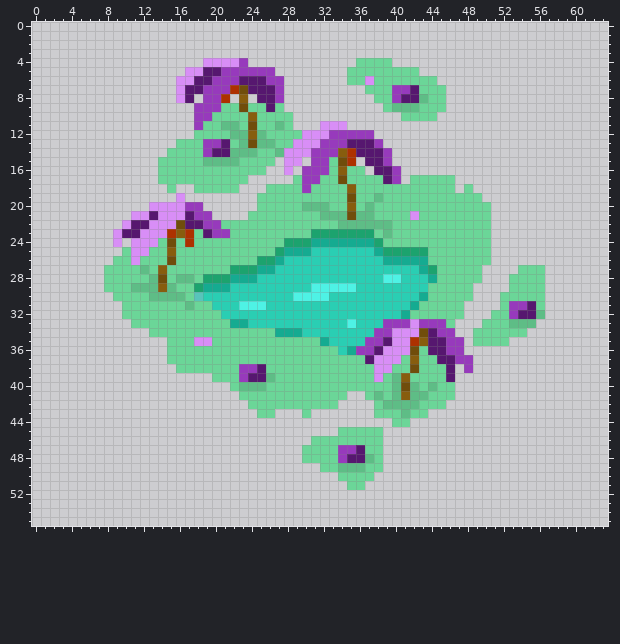
One commit to this pixel-art sprite: Images.Tilesets/TileSets/HexaRealm/Tiles/Oasis.png. Above: the version before the commit.
The file is 64x56 pixels.
Now the later version:
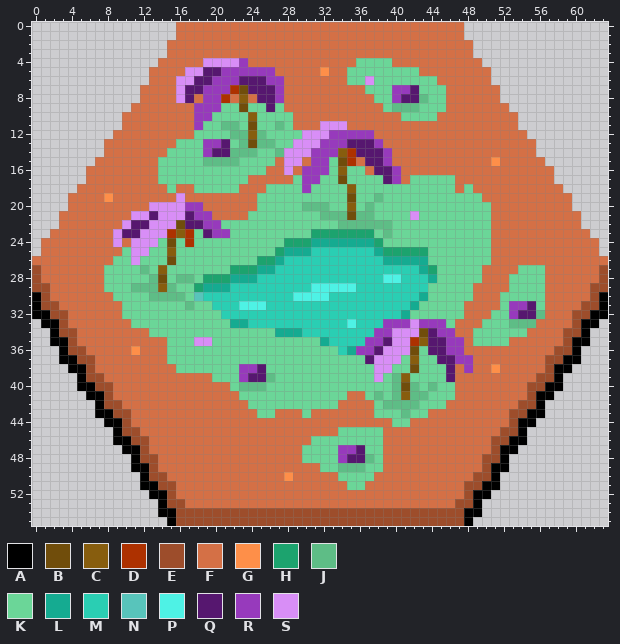
Palette (. is transparent): A #000000  B #704d0b  C #875d0e  D #ad3100  E #9d4d2b  F #d47046  G #fe8f49  H #1ca36e  J #5ebd86  K #6bd698  L #15ab91  M #2aceb3  N #58c4bb  P #4ef2e5  Q #56176f  R #973abc  S #d88ef6
Diff:
Changed rows in their new state; - is an unchanged pixel.
first column x 0:
 0 ----------------FFFFFFFFFFFFFFFFFFFFFFFFFFFFFFFF----------------
 1 ----------------FFFFFFFFFFFFFFFFFFFFFFFFFFFFFFFF----------------
 2 ---------------FFFFFFFFFFFFFFFFFFFFFFFFFFFFFFFFFF---------------
 3 ---------------FFFFFFFFFFFFFFFFFFFFFFFFFFFFFFFFFF---------------
 4 --------------FFFFF-----FFFFFFFFFFFF----FFFFFFFFFF--------------
 5 -------------FFFF----------FFFFFGFF--------FFFFFFFF-------------
 6 -------------FFF------------FFFFFFF----------FFFFFF-------------
 7 ------------FFFF------------FFFFFFFFF---------FFFFFF------------
 8 ------------FFFF--F---F-F---FFFFFFFFFF--------FFFFFF------------
 9 -----------FFFFFFF----------FFFFFFFFFFF-------FFFFFFF-----------
10 ----------FFFFFFFF-----------FFFFFFFFFFFF----FFFFFFFFF----------
11 ----------FFFFFFFF-----------FFF---FFFFFFFFFFFFFFFFFFF----------
12 ---------FFFFFFFFF--------------------FFFFFFFFFFFFFFFFF---------
13 --------FFFFFFFF-----------------------FFFFFFFFFFFFFFFFF--------
14 --------FFFFFFF-------------------------FFFFFFFFFFFFFFFF--------
15 -------FFFFFFF-------------F--F-----F---FFFFFFFFFFFGFFFFF-------
16 ------FFFFFFFF------------FF-F-------F---FFFFFFFFFFFFFFFFF------
17 ------FFFFFFFF----------FFFFF------------F-----FFFFFFFFFFF------
18 -----FFFFFFFFFF-FF-----FFF---------------------F-FFFFFFFFFF-----
19 ----FFFFGFFFFFFF-FFFFFFFF-------------------------FFFFFFFFFF----
20 ----FFFFFFFFF------FFFFFF--------------------------FFFFFFFFF----
21 ---FFFFFFFF---------FFFF---------------------------FFFFFFFFFF---
22 ---FFFFFFF-----------------------------------------FFFFFFFFFF---
23 --FFFFFFF------------------------------------------FFFFFFFFFFF--
24 -FFFFFFFF-F----------------------------------------FFFFFFFFFFFF-
25 -FFFFFFFFF-----------------------------------------FFFFFFFFFFFF-
26 FFFFFFFFF------------------------------------------FFFFFFFFFFFFF
27 EFFFFFFF------------------------------------------FFFF---FFFFFFE
28 EFFFFFFF------------------------------------------FFF----FFFFFFE
29 EEFFFFFF-----------------------------------------FFFF----FFFFFEE
30 AEFFFFFFF----------------------------------------FFF-----FFFFFEA
31 AEEFFFFFFF--------------------------------------FFFF-----FFFFEEA
32 AAEEFFFFFF--------------------------------------FFF------FFFEEAA
33 -AAEFFFFFFF------------------------------------FFF------FFFFEAA-
34 --AEEFFFFFFFF----------------------------------FF------FFFFEEA--
35 --AAEFFFFFFFFFF---------------------------------F----FFFFFFEAA--
36 ---AEEFFFFFGFFF---------------------------------FFFFFFFFFFEEA---
37 ---AAEEFFFFFFFF----------------------------------FFFFFFFFEEAA---
38 ----AAEFFFFFFFFF-------------------------------F-FFGFFFFFEAA----
39 -----AEEFFFFFFFFFFFF---------------------------FFFFFFFFFEEA-----
40 -----AAEEFFFFFFFFFFFFF-------------------------FFFFFFFFEEAA-----
41 ------AAEFFFFFFFFFFFFFF------------FF----------FFFFFFFFEAA------
42 -------AEEFFFFFFFFFFFFFF----------FFFF--------FFFFFFFFEEA-------
43 -------AAEEFFFFFFFFFFFFFF--FFF-FFFFFFF------FFFFFFFFFEEAA-------
44 --------AAEFFFFFFFFFFFFFFFFFFFFFFFFFFFFF--FFFFFFFFFFFEAA--------
45 ---------AEEFFFFFFFFFFFFFFFFFFFFFF-----FFFFFFFFFFFFFEEA---------
46 ---------AAEEFFFFFFFFFFFFFFFFFF--------FFFFFFFFFFFFEEAA---------
47 ----------AAEFFFFFFFFFFFFFFFFF---------FFFFFFFFFFFFEAA----------
48 -----------AEEFFFFFFFFFFFFFFFF---------FFFFFFFFFFFEEA-----------
49 -----------AAEFFFFFFFFFFFFFFFFFF-------FFFFFFFFFFFEAA-----------
50 ------------AEEFFFFFFFFFFFFFGFFFFF----FFFFFFFFFFFEEA------------
51 ------------AAEEFFFFFFFFFFFFFFFFFFF--FFFFFFFFFFFEEAA------------
52 -------------AAEFFFFFFFFFFFFFFFFFFFFFFFFFFFFFFFFEAA-------------
53 --------------AEEFFFFFFFFFFFFFFFFFFFFFFFFFFFFFFEEA--------------
54 --------------AAEEEEEEEEEEEEEEEEEEEEEEEEEEEEEEEEAA--------------
55 ---------------AEEEEEEEEEEEEEEEEEEEEEEEEEEEEEEEEA---------------
Pixel boxes of the changes (left, top, right, bottom) in both pictures:
added: (32, 22, 608, 526)
